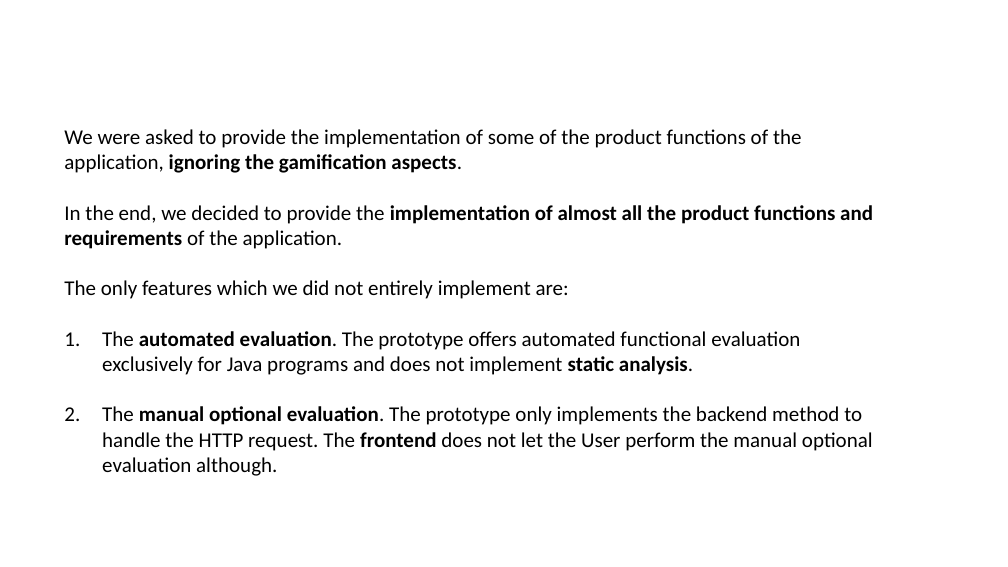
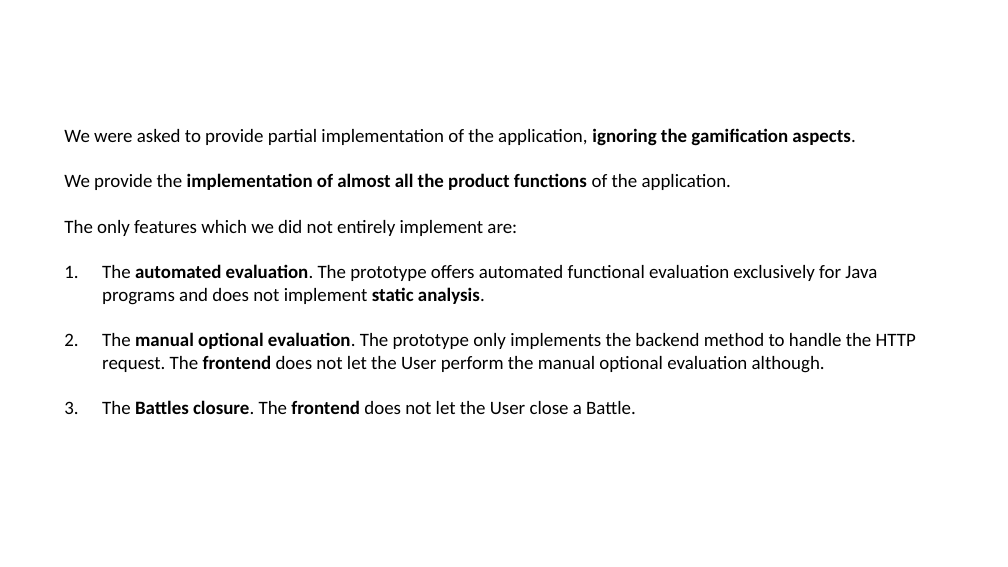
Before and after one commit to peetceenatoo/software-lifecycle, a slide deck: slide 15 of Slides/Slides.pptx (slide 11 before the commit). Drawn at 1008x567 pixels with LibreOffice and Linux fonts; fonts in the diff are those of the drawing; background and template pictures are left out. Boxes give left, top, right and bottom in pixels: in the first picture for what was removed or moved away, otherwise in the second. Text is boxed around its words. In the diff, an @@ line names an element or a change of style, - is before the commit and + after.

```diff
--- a/Slides/Slides.pptx
+++ b/Slides/Slides.pptx
@@ text at (x1=64, y1=128, x2=856, y2=190): text changed; size 20 to 18 pt @@
-We were asked to provide the implementation of some of the product functions of the application, ignoring the gamification aspects.
-In the end, we decided to provide the implementation of almost all the product functions and requirements of the application.
+We were asked to provide partial implementation of the application, ignoring the gamification aspects.
+We provide the implementation of almost all the product functions of the application.
@@ text at (x1=64, y1=220, x2=916, y2=373): size 20 to 18 pt in "The only features which we did not ...", "The automated evaluation. The prototype offers automated ...", "The manual optional evaluation. The prototype only ..." @@
@@ text at (x1=102, y1=400, x2=636, y2=414): paragraph added @@
+3. The Battles closure. The frontend does not let the User close a Battle.
```
Also in this commit, not shown: 10 other slides changed, 6 slides added, 5 slides removed.
